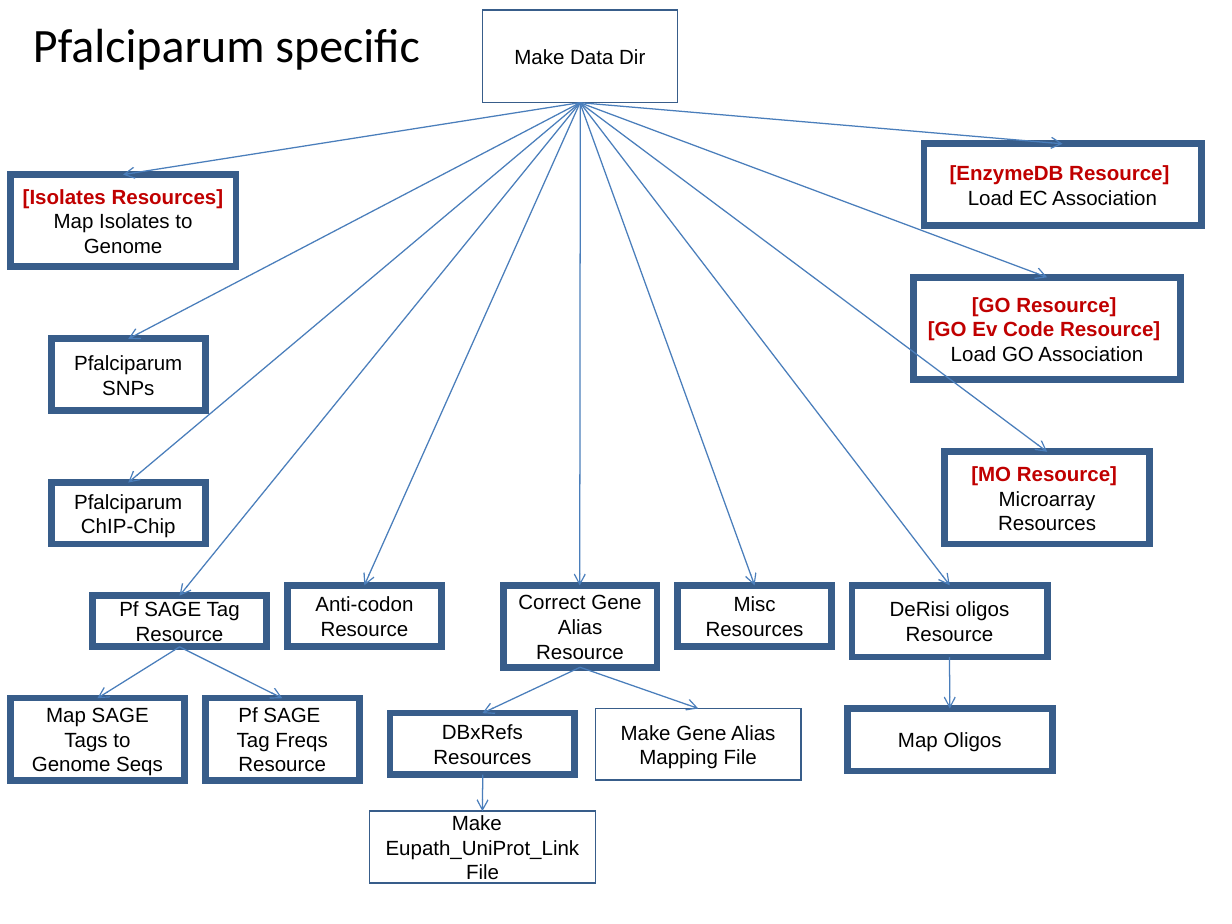
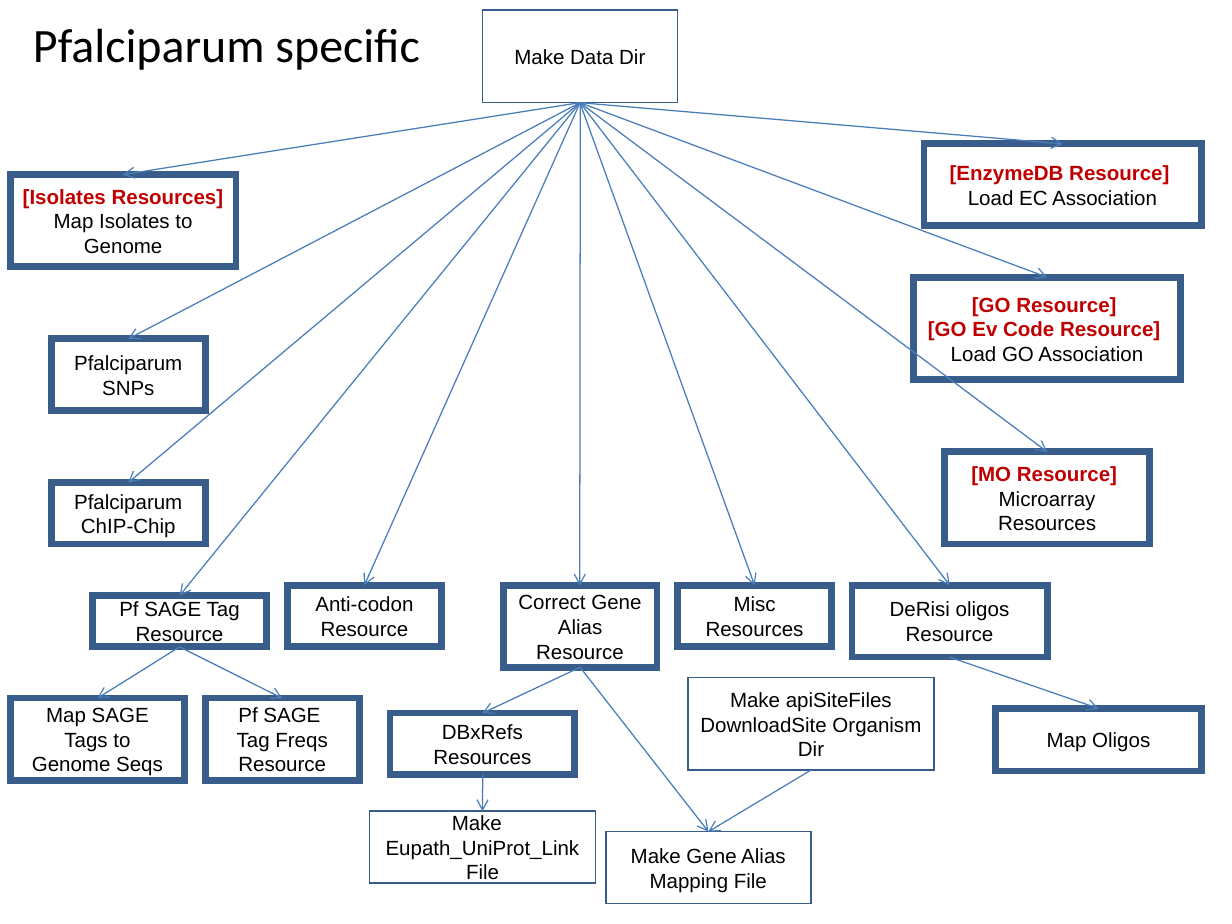
Before and after one commit to VEuPathDB/ApiCommonWorkflow, a slide deck: slide 10 of Main/doc/IntegratedWorkflow.ppt. Drawn at 1232x924 pixels with LibreOffice and Linux fonts; fonts in the diff are those of the drawing. Boxes give left, top, right and bottom in pixels: in the first picture for what was removed or moved away, otherwise in the second. Text is boxed around its words. In the diff, an @@ line names an element or a change of style, - is before the commit and + after.

Commit message:
move organism-specific workflow to root subgraph adjust mercator steps

```diff
--- a/Main/doc/IntegratedWorkflow.ppt
+++ b/Main/doc/IntegratedWorkflow.ppt
@@ arrow moved from (950, 657) - (950, 708) to (950, 657) - (1099, 708) @@
@@ arrow moved from (580, 668) - (699, 708) to (580, 668) - (708, 832) @@
@@ rectangle added at [687, 678, 934, 770], fill #FFFFFF, outline #385D8A 0.99 pt, 12 pt, text #000000 @@
+Make apiSiteFiles DownloadSite Organism Dir
@@ rectangle "Map Oligos": place and size @@
-rectangle "Map Oligos" at [848, 708, 1053, 771]
+rectangle "Map Oligos" at [995, 708, 1201, 771]
@@ arrow added from (811, 770) to (708, 832), #4A7EBB 0.74 pt @@
@@ rectangle "Make Gene Alias Mapping File": place and size @@
-rectangle "Make Gene Alias Mapping File" at [595, 708, 801, 780]
+rectangle "Make Gene Alias Mapping File" at [606, 832, 812, 903]
```
Also in this commit, not shown: 7 other slides changed.
